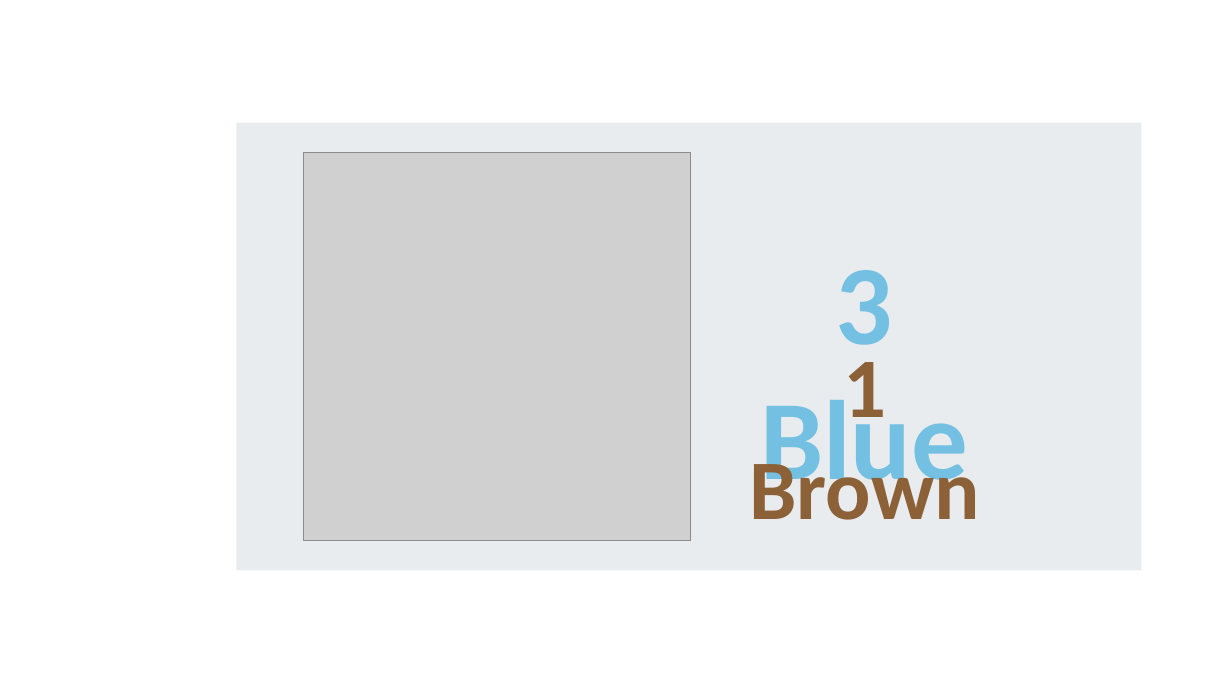
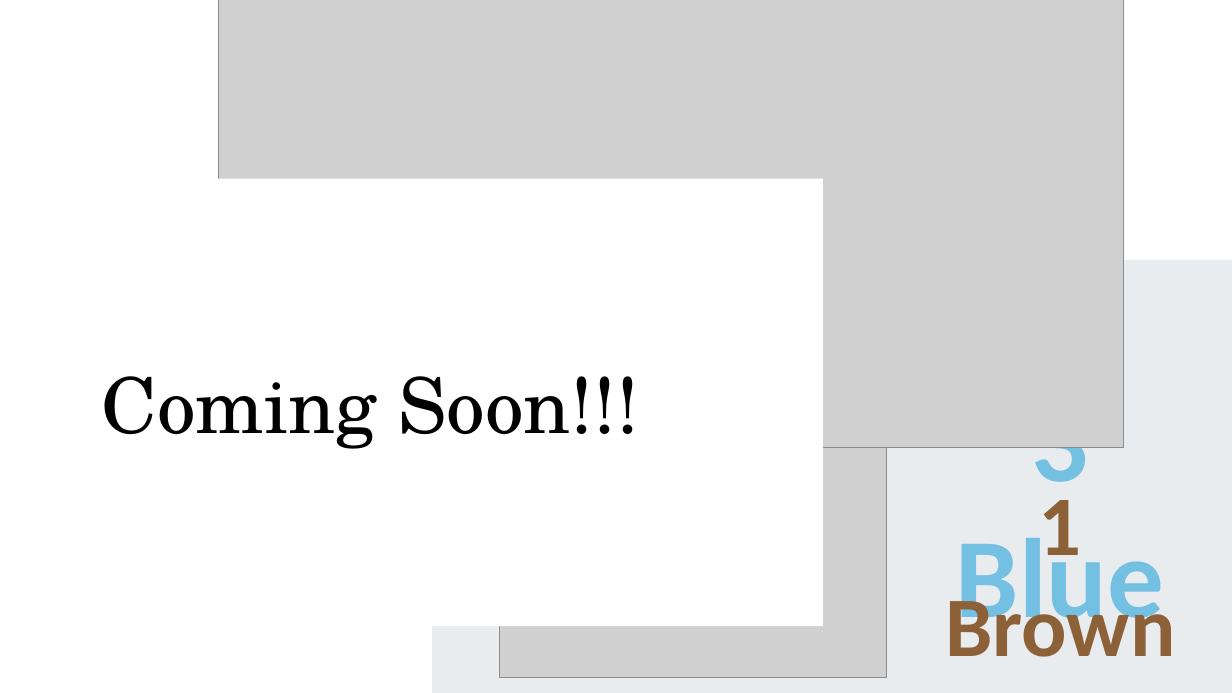
Before and after one commit to ahammadshawki8/Portfolio, a slide deck: slide 3 of # Powerpoint Workshop/#picture_resize.pptx. Drawn at 1232x693 pixels with LibreOffice and Linux fonts; fonts in the diff are those of the drawing; grey boxes stand for pictures. Boxes give left, top, right and bottom in pixels: in the first picture for what was removed or moved away, otherwise in the second. Text is boxed around its words. In the diff, an @@ line names an element or a change of style, - is before the commit and + after.

```diff
--- a/# Powerpoint Workshop/#picture_resize.pptx
+++ b/# Powerpoint Workshop/#picture_resize.pptx
@@ picture added at (x1=218, y1=0, x2=1124, y2=448) @@
@@ rectangle added at (x1=0, y1=178, x2=823, y2=627), fill #FFFFFF, 60 pt, text #000000 @@
+Coming Soon!!!
@@ 2 texts, 1 rectangle moved together from (x1=237, y1=123, x2=1142, y2=571) to (x1=433, y1=260, x2=1232, y2=693) @@
@@ picture moved from (x1=304, y1=152, x2=691, y2=540) to (x1=499, y1=290, x2=886, y2=677) @@
```
Also in this commit, not shown: 2 slides added, 1 slide removed, 27 other files.
